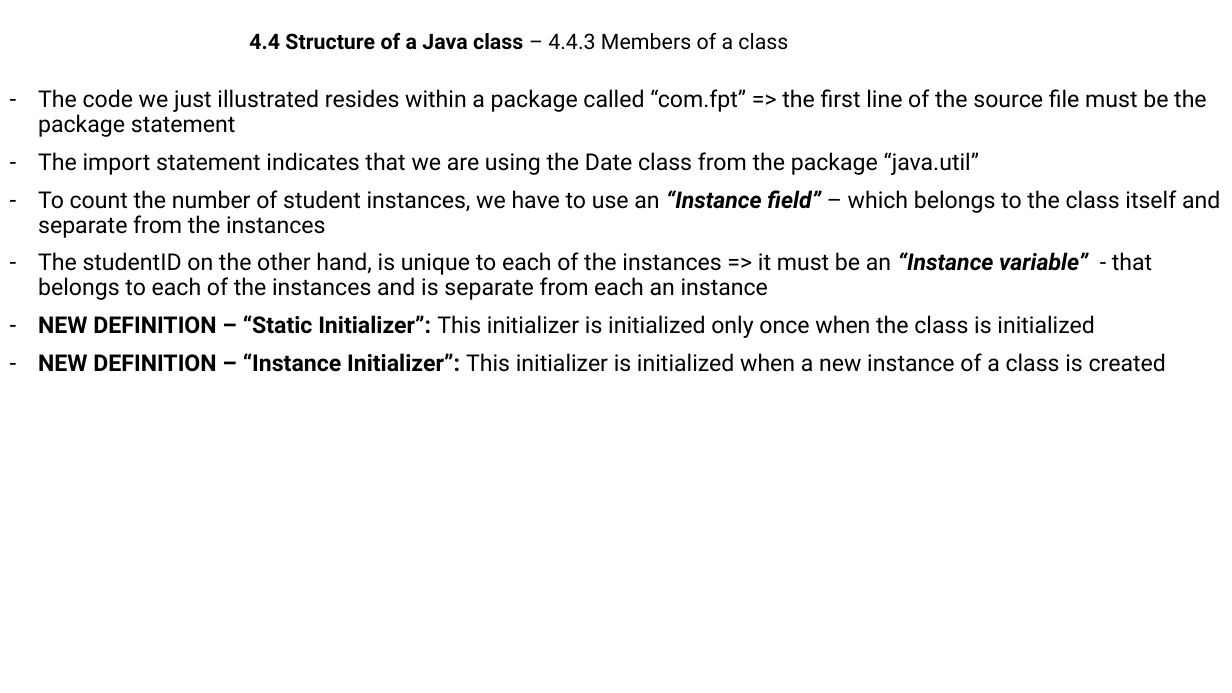
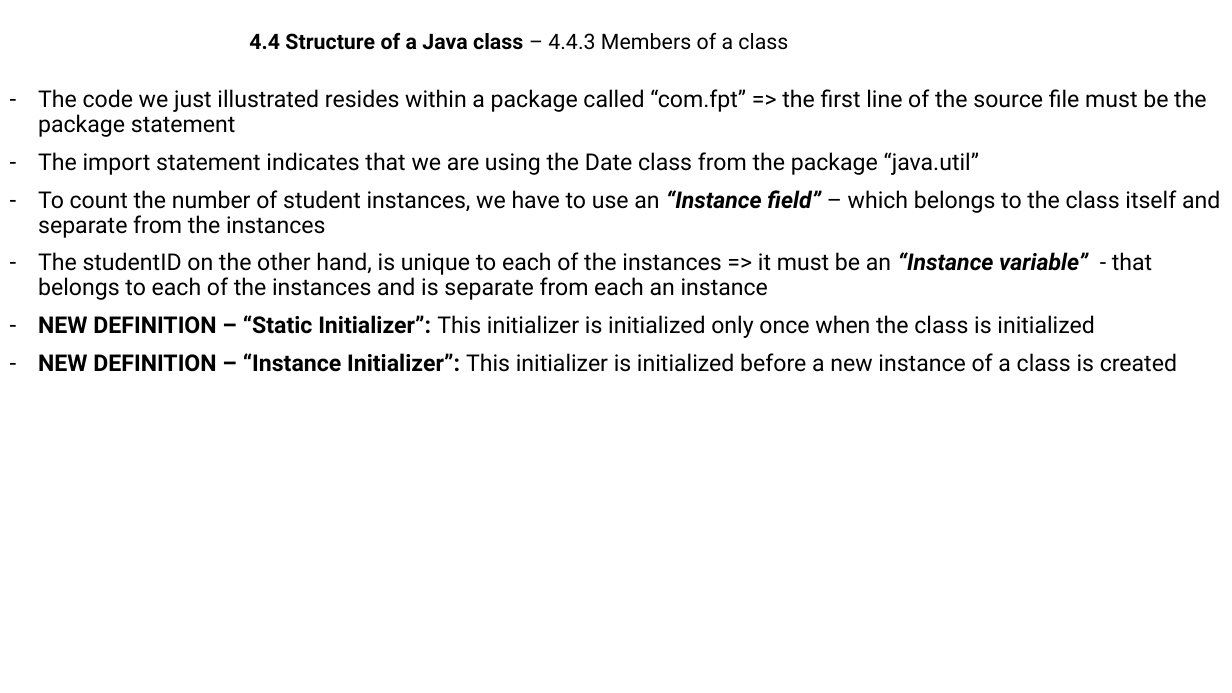
Before and after one commit to MaiDinhVinh/CS-Java, a slide deck: slide 13 of Java SE 8 Teaching Material/Chapter 4 - Basic Java Elements.pptx. Drawn at 1232x693 pixels with LibreOffice and Linux fonts; fonts in the diff are those of the drawing. Boxes give left, top, right and bottom in pixels: in the first picture for what was removed or moved away, otherwise in the second. Text is boxed around its words. In the diff, an @@ line names an element or a change of style, - is before the commit and + after.

```diff
--- a/Java SE 8 Teaching Material/Chapter 4 - Basic Java Elements.pptx
+++ b/Java SE 8 Teaching Material/Chapter 4 - Basic Java Elements.pptx
@@ text at bbox=[38, 353, 1177, 372]: text changed @@
-– NEW DEFINITION – “Instance Initializer”: This initializer is initialized when a new instance of a class is created
+– NEW DEFINITION – “Instance Initializer”: This initializer is initialized before a new instance of a class is created
```
Also in this commit, not shown: 2 other slides changed.
